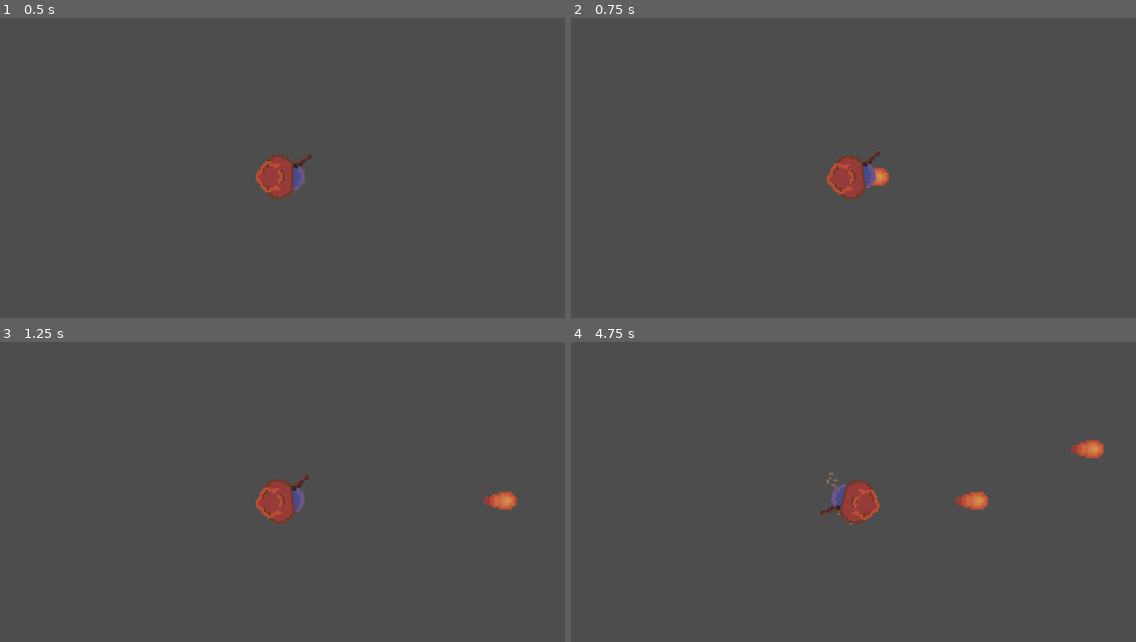
Above: before the commit, frames 1-4 (two rows, left to right).
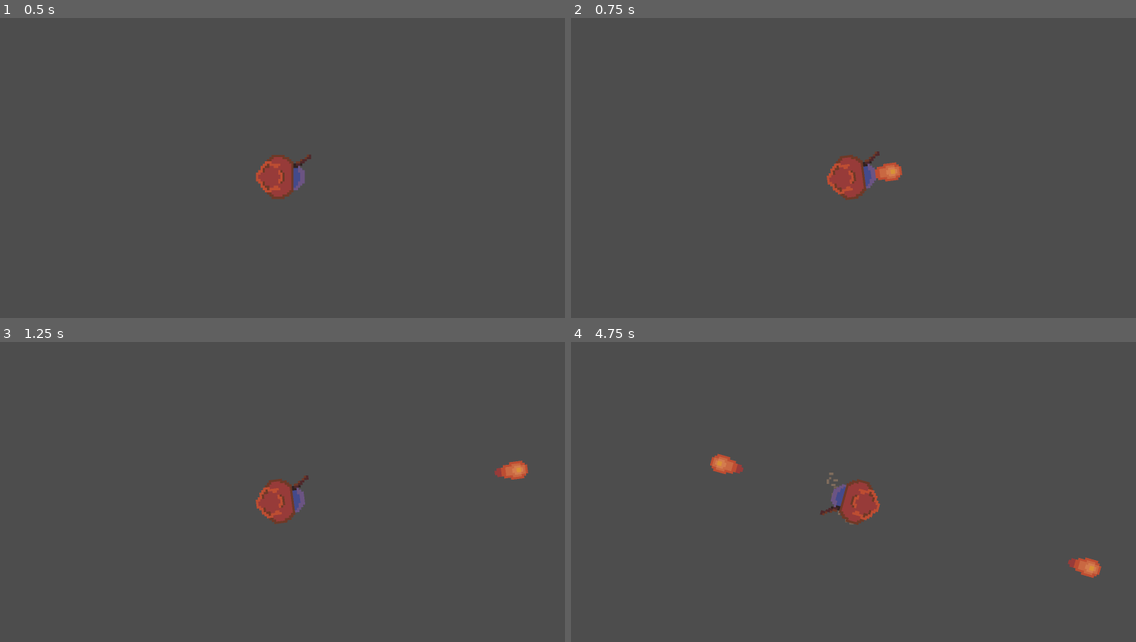
Above: after the commit, the same moments.

Repository: KatLuvsYa3/SELUGameJam26_Godot_Bros
Game: Godot game, scene res://sub_scenes/NewPlayer.tscn
Two runs of this game, one before a commit and one after it. Both use one fixed random seed, a clock stepped at 60 frames per second and the inputs below. This scene is started directly instead of the project's main scene.
Inputs (mouse positions are in pixels of both pictures, inside the frame that each line leads up to):
- Up to frame 1 (0.5 s): no input
- Up to frame 2 (0.75 s): move the mouse to (977, 162) at 0.52 s; hold Right (ui_right) from 0.53 s (still down); hold Space from 0.53 s (still down); click (977, 162) at 0.67 s
- Up to frame 3 (1.25 s): keep holding Right (ui_right); keep holding Space
- Up to frame 4 (4.75 s): move the mouse to (740, 516) at 1.27 s; release Right (ui_right) at 1.28 s; release Space at 1.28 s; hold S 1.28-2.03 s; tap K at 1.35, 2.85, 4.35 s; click (740, 516) at 1.42 s; tap Space at 1.52, 1.55, 1.82, 3.02, 3.05, 3.32, 4.52, 4.55 s; move the mouse to (910, 432) at 2.02 s; hold Right (ui_right) 2.03-2.78 s; hold Space 2.03-2.78 s; click (910, 432) at 2.17 s; move the mouse to (825, 564) at 2.77 s; hold W 2.78-3.53 s; click (825, 564) at 2.92 s; move the mouse to (1023, 549) at 3.52 s; hold Space 3.53-4.28 s; hold Left (ui_left) from 3.53 s (still down); click (1023, 549) at 3.67 s; move the mouse to (684, 453) at 4.27 s; click (684, 453) at 4.42 s

Frame 1 is identical in both runs. In frame 2, 0.3% of the frame differs, in the area x 53-59%, y 48-56%; in frame 3, 0.5%; in frame 4, 1.1%, in the area x 24-95%, y 32-79%.
Error in both runs: Invalid call. Nonexistent function 'update_misty' in base 'Nil'. (res://scripts/player_charbody.gd:68)

Commit message:
fix

Diff:
--- a/scripts/player_charbody.gd
+++ b/scripts/player_charbody.gd
@@ -51,7 +51,7 @@
 		input_dir += Vector2.DOWN
 	if Input.is_key_pressed(KEY_D):
 		input_dir += Vector2.RIGHT
-	velocity += input_dir.normalized()*((1-delta)*speed)
+	velocity = input_dir.normalized()*((1-delta)*speed*50)
 	look_at(get_global_mouse_position())
 
 	# misty step
@@ -62,7 +62,7 @@
 		if dash_distance > get_global_mouse_position().distance_to(global_position):
 			global_position = get_global_mouse_position()
 		else:
-			velocity += (get_global_mouse_position()-global_position).normalized()*dash_distance
+			velocity += (get_global_mouse_position()-global_position).normalized()*dash_distance*50
 		dash.emitting = true
 
 	BaseScript.combat_ui.update_misty(min(dash_timer/dash_cooldown, 1.0))
@@ -75,7 +75,7 @@
 	#check_tile_effects()
 
 	move_and_slide()
-	velocity*=0.99*(1-delta)
+	#velocity*=0.99*(1-delta)
 
 #func check_tile_effects():
 	## Convert player position to tile map coordinates
@@ -90,18 +90,18 @@
 
 func cast_cantrip():
 	var new_firebolt = firebolt_scene.instantiate()
-	new_firebolt.rotation = last_rotation
-	new_firebolt.position = player.global_position
+	new_firebolt.rotation = rotation
+	new_firebolt.position = global_position
 	new_firebolt.speed = cantrip_speed
-	get_parent().add_child(new_firebolt)
+	get_parent().get_parent().add_child(new_firebolt)
 
 func cast_spell():
 	var power = await BaseScript.combat_ui.roll()
 	var spell = selected_spell_scene.instantiate()
 	spell.visible = false
 	spell.set_power(power)
-	spell.player = get_child(0).get_child(0)
-	get_parent().add_child(spell)
+	spell.player = self
+	get_parent().get_parent().add_child(spell)
 	spell.start = true
 
 func _input(event):
